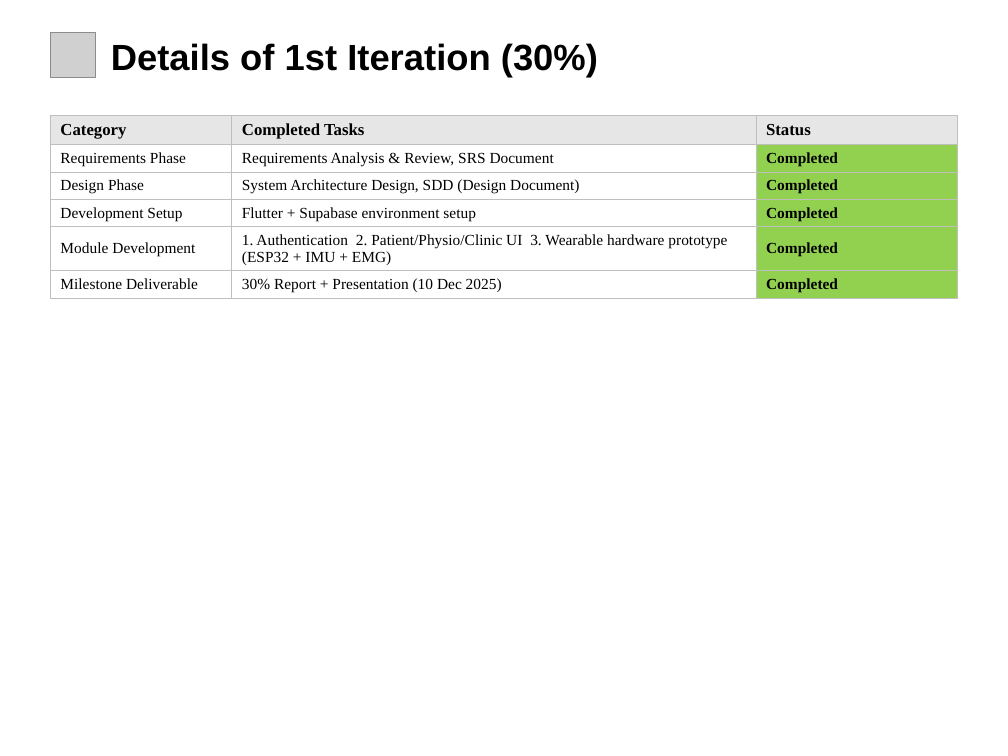
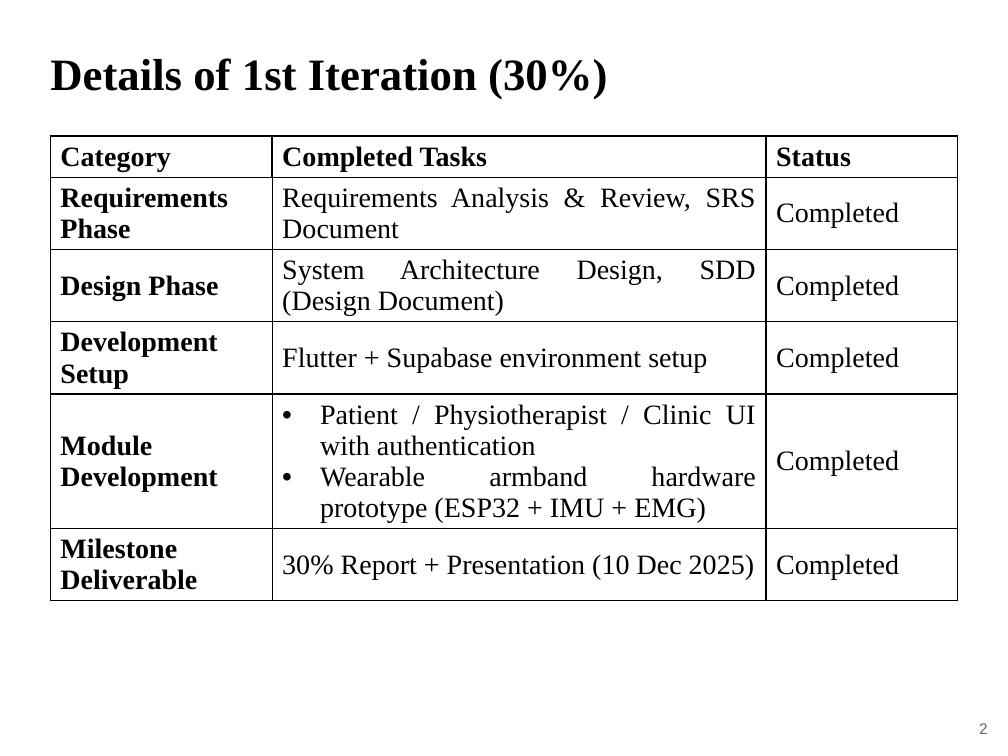
Before and after one commit to Tehreem-cmpsc/intelirehab, a slide deck: slide 34 of docs/presentations/InteliRehab_60_Percent_Presentation.pptx (slide 22 before the commit). Drawn at 1008x756 pixels with LibreOffice and Linux fonts; fonts in the diff are those of the drawing; grey boxes stand for pictures. Boxes give left, top, right and bottom in pixels: in the first picture for what was removed or moved away, otherwise in the second. Text is boxed around its words. In the diff, an @@ line names an element or a change of style, - is before the commit and + after.

```diff
--- a/docs/presentations/InteliRehab_60_Percent_Presentation.pptx
+++ b/docs/presentations/InteliRehab_60_Percent_Presentation.pptx
@@ text "Details of 1st Iteration (30%)": place and size @@
-text "Details of 1st Iteration (30%)" at <box>111,43,598,78</box>
+text "Details of 1st Iteration (30%)" at <box>50,58,607,100</box>
@@ text "Details of 1st Iteration (30%)" at <box>50,58,607,100</box>: size 26 to 32 pt, font Arial to Times New Roman @@
@@ picture removed at <box>50,32,96,78</box> @@
@@ table at <box>50,136,958,633</box> @@
-row 5, column 2: 1. Authentication 2. Patient/Physio/Clinic UI 3. Wearable hardware prototype (ESP32 + IMU + EMG)
+row 5, column 2: Patient / Physiotherapist / Clinic UI with authentication / Wearable armband hardware prototype (ESP32 + IMU + EMG)
@@ fill #E7E6E6 to #FFFFFF in row 1 @@
@@ fill #92D050 to none in 5 cells @@
@@ size 12 to 20 pt in "Category", "Completed Tasks", "Status" @@
@@ size 11 to 20 pt in "Requirements Phase", "Requirements Analysis & Review, SRS Document", "Completed", "Design Phase" and 10 more places @@
@@ bold on in "Requirements Phase", "Design Phase", "Development Setup", "Module Development" and 1 more places @@
@@ bold off in "Completed", "Completed", "Completed", "Completed" and 1 more places @@
@@ alignment left to justified @@
@@ borders changed @@
@@ table: place and size @@
-table at <box>50,116,958,297</box>
+table at <box>50,136,958,633</box>
@@ text added at <box>979,723,988,734</box>, 11 pt, text #666666 @@
+2
```
Also in this commit, not shown: 12 other slides changed, 24 slides added, 12 slides removed, 55 other files.
